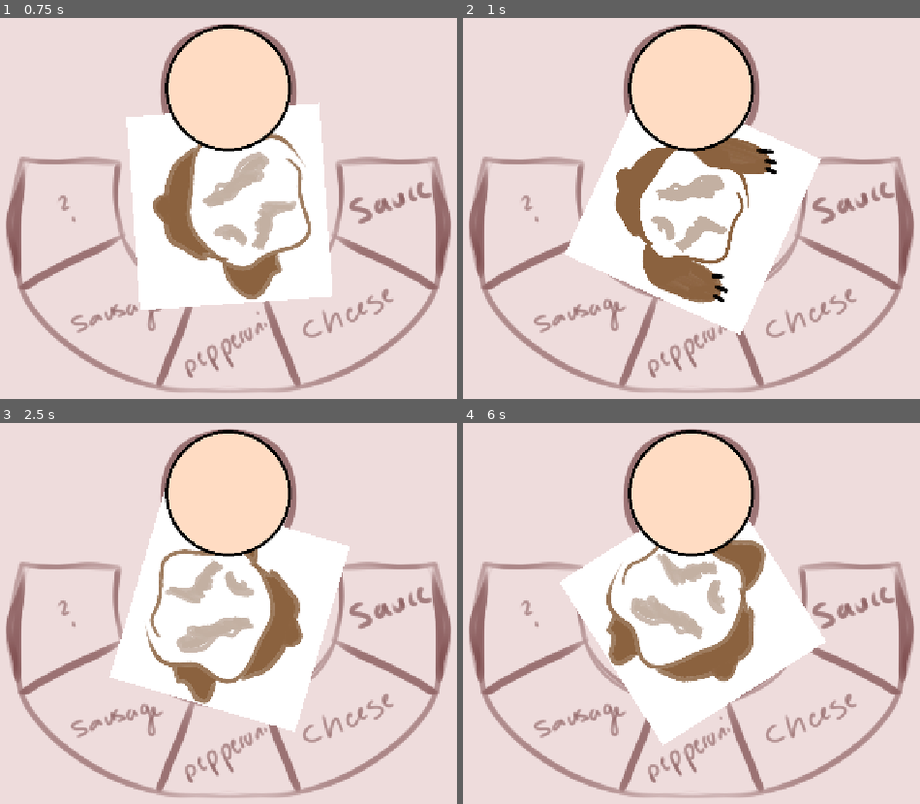
Above: before the commit, frames 1-4 (two rows, left to right).
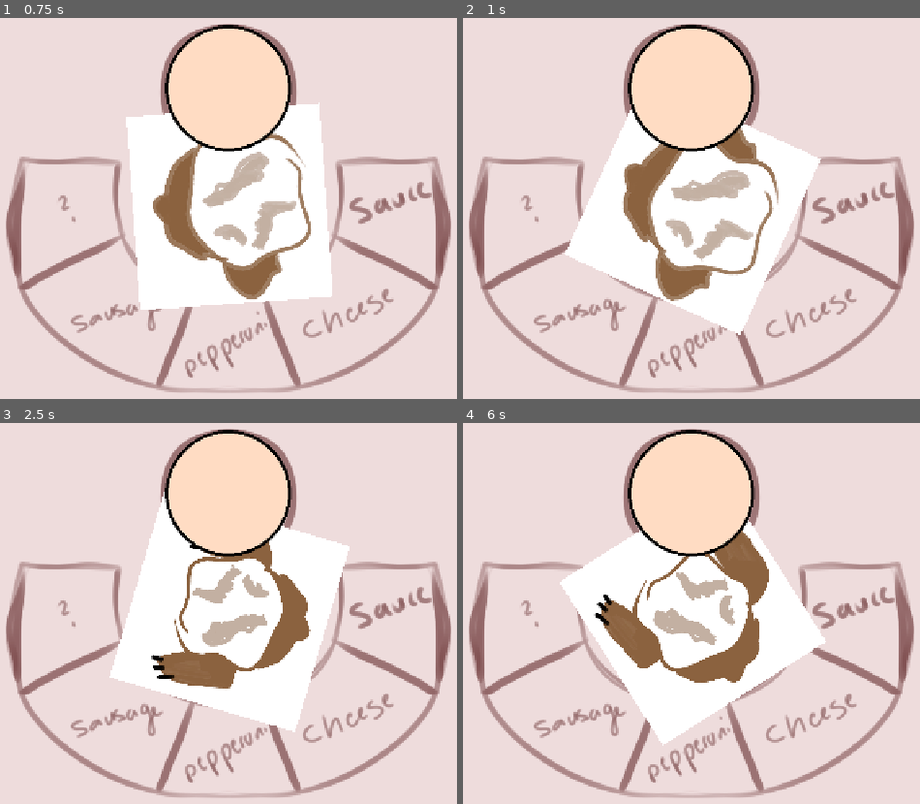
Above: after the commit, the same moments.

Repository: rsacheri/Rotazione_Pepperoni
Game: Godot game, scene res://main.tscn
Same seed, same stepped clock (60 frames per second), same inputs: the game is played once before the commit and once after it.
Inputs:
- Up to frame 1 (0.75 s): hold E (grab, bound only after the commit) from 0.53 s (still down)
- Up to frame 2 (1 s): keep holding E (grab, bound only after the commit); tap Space (grab, bound only before the commit) at 0.8 s
- Up to frame 3 (2.5 s): release E (grab, bound only after the commit) at 1.28 s; tap Space (grab, bound only before the commit) at 1.35 s; tap Q (throw, bound only after the commit) at 1.55 s; hold Q (throw, bound only after the commit) from 2.03 s (still down); tap E (grab, bound only after the commit) at 2.3 s
- Up to frame 4 (6 s): release Q (throw, bound only after the commit) at 2.78 s; tap E (grab, bound only after the commit) at 2.85, 4.55 s; tap Space (grab, bound only before the commit) at 3.05, 5.3, 5.85 s; hold Space (grab, bound only before the commit) 3.53-4.28 s; tap Q (throw, bound only after the commit) at 3.8, 4.35 s; hold E (grab, bound only after the commit) 5.03-5.78 s

Frame 1 is identical in both runs. In frame 2, 5.5% of the frame differs, in the area x 33-70%, y 28-76%; in frame 3, 5.2%; in frame 4, 5.4%.

Commit message:
added trash button

Diff:
--- a/very-serious-game/main.gd
+++ b/very-serious-game/main.gd
@@ -3,7 +3,8 @@
 
 # Called when the node enters the scene tree for the first time.
 func _ready() -> void:
-	print("changes saved")
+	# print("changes saved")
+	pass
 
 
 # Called every frame. 'delta' is the elapsed time since the previous frame.
@@ -14,8 +15,6 @@
 
 
 func _on_bear_throw() -> void:
-
-
 	if($%bear._is_holding_tomato()):
 		$pizza._add_sauce()
 	elif($%bear._is_holding_cheese()):
--- a/very-serious-game/main_character.gd
+++ b/very-serious-game/main_character.gd
@@ -22,27 +22,27 @@
 	#pass
 
 func _input(event):
+	numRotations = int(rotation_degrees) / 360
+
 	if event.is_action_pressed("grab"):
-		numRotations = int(rotation_degrees) / 360
+		if (!holdingItem):
+			_grab_ingredient(numRotations)
 
+	if event.is_action_pressed("throw"):
 		if (holdingItem):
-			_throw_item()
-		else:
-			_grab_ingredient()
+			_throw_item(numRotations)
 
+	if event.is_action_pressed("trash"):
+		if (holdingItem):
+			_trash_item(numRotations)
 
-func _throw_item():
-	numRotations = int(rotation_degrees) / 360
+func _throw_item(numRotations : int):
 	if (rotation_degrees >= (-18 + (360 * numRotations))) && (rotation_degrees <= (18 + (360 * numRotations))):
 		$%bear.play("throw")
 		throw.emit()
-		holdingItem = false
-		holdingTomato = false
-		holdingCheese = false
-		holdingPepperoni = false
-		holdingSausage = false
+		_clear_inventory()
 
-func _grab_ingredient() -> void:
+func _grab_ingredient(numRotations : int) -> void:
 	#grab sauce
 			if (rotation_degrees >= (90 + (360 * numRotations))) && (rotation_degrees <= (125 + (360 * numRotations))):
 				if (!holdingItem):
@@ -82,6 +82,11 @@
 					holdingItem = true
 					$%bear.play("pickUp")
 
+func _trash_item(numRotations : int):
+	if (rotation_degrees >= (300 + (360 * numRotations))) && (rotation_degrees <= (335 + (360 * numRotations))):
+		$%bear.play("throw")
+		_clear_inventory()
+		print("trashed item")
 
 # check if holding item
 func _is_holding_tomato() -> bool:
@@ -95,3 +100,12 @@
 
 func _is_holding_sausage() -> bool:
 	return holdingSausage
+
+
+# get rid of what you're holding
+func _clear_inventory():
+	holdingItem = false
+	holdingTomato = false
+	holdingCheese = false
+	holdingPepperoni = false
+	holdingSausage = false
--- a/very-serious-game/project.godot
+++ b/very-serious-game/project.godot
@@ -24,9 +24,19 @@
 
 [input]
 
+trash={
+"deadzone": 0.2,
+"events": [Object(InputEventKey,"resource_local_to_scene":false,"resource_name":"","device":16,"window_id":0,"alt_pressed":false,"shift_pressed":false,"ctrl_pressed":false,"meta_pressed":false,"pressed":false,"keycode":0,"physical_keycode":32,"key_label":0,"unicode":0,"location":0,"echo":false,"script":null)
+]
+}
 grab={
 "deadzone": 0.2,
-"events": [Object(InputEventKey,"resource_local_to_scene":false,"resource_name":"","device":16,"window_id":0,"alt_pressed":false,"shift_pressed":false,"ctrl_pressed":false,"meta_pressed":false,"pressed":false,"keycode":0,"physical_keycode":32,"key_label":0,"unicode":0,"location":0,"echo":false,"script":null)
+"events": [Object(InputEventKey,"resource_local_to_scene":false,"resource_name":"","device":-1,"window_id":0,"alt_pressed":false,"shift_pressed":false,"ctrl_pressed":false,"meta_pressed":false,"pressed":false,"keycode":0,"physical_keycode":69,"key_label":0,"unicode":101,"location":0,"echo":false,"script":null)
+]
+}
+throw={
+"deadzone": 0.2,
+"events": [Object(InputEventKey,"resource_local_to_scene":false,"resource_name":"","device":-1,"window_id":0,"alt_pressed":false,"shift_pressed":false,"ctrl_pressed":false,"meta_pressed":false,"pressed":false,"keycode":0,"physical_keycode":81,"key_label":0,"unicode":113,"location":0,"echo":false,"script":null)
 ]
 }
 
